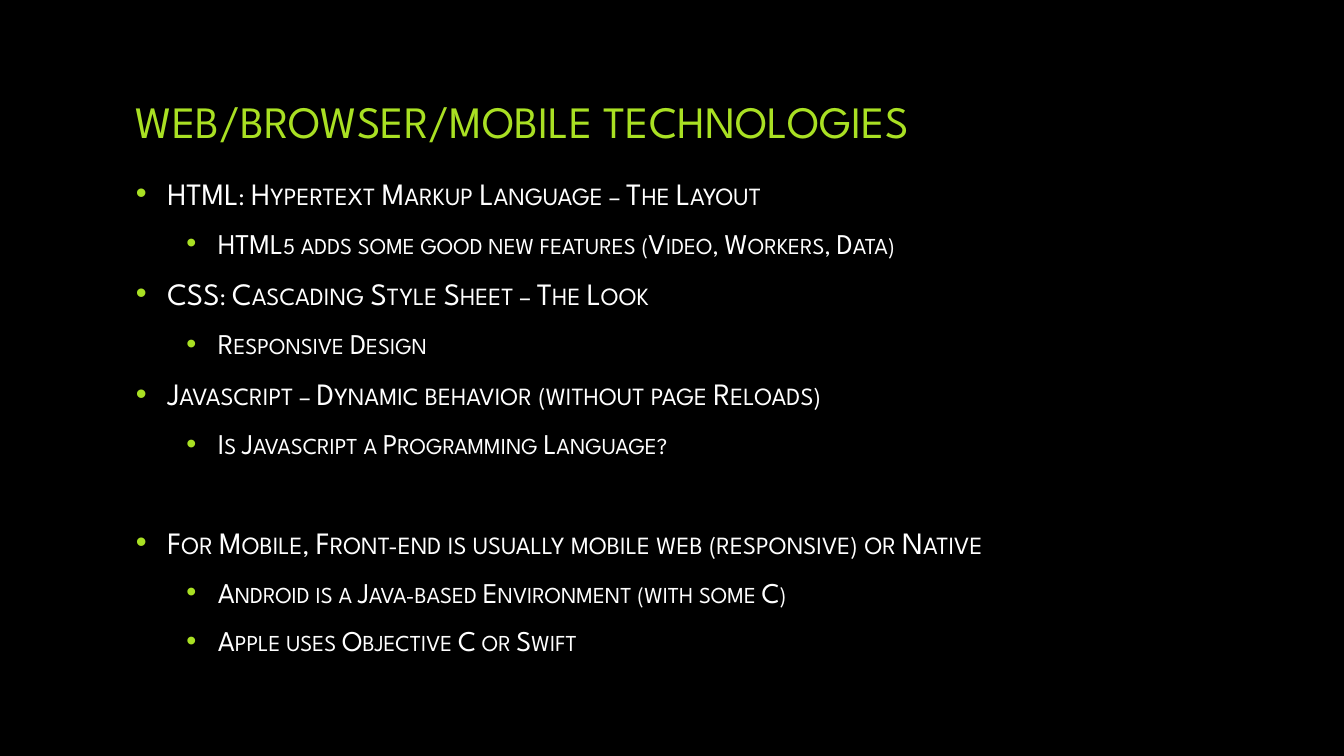
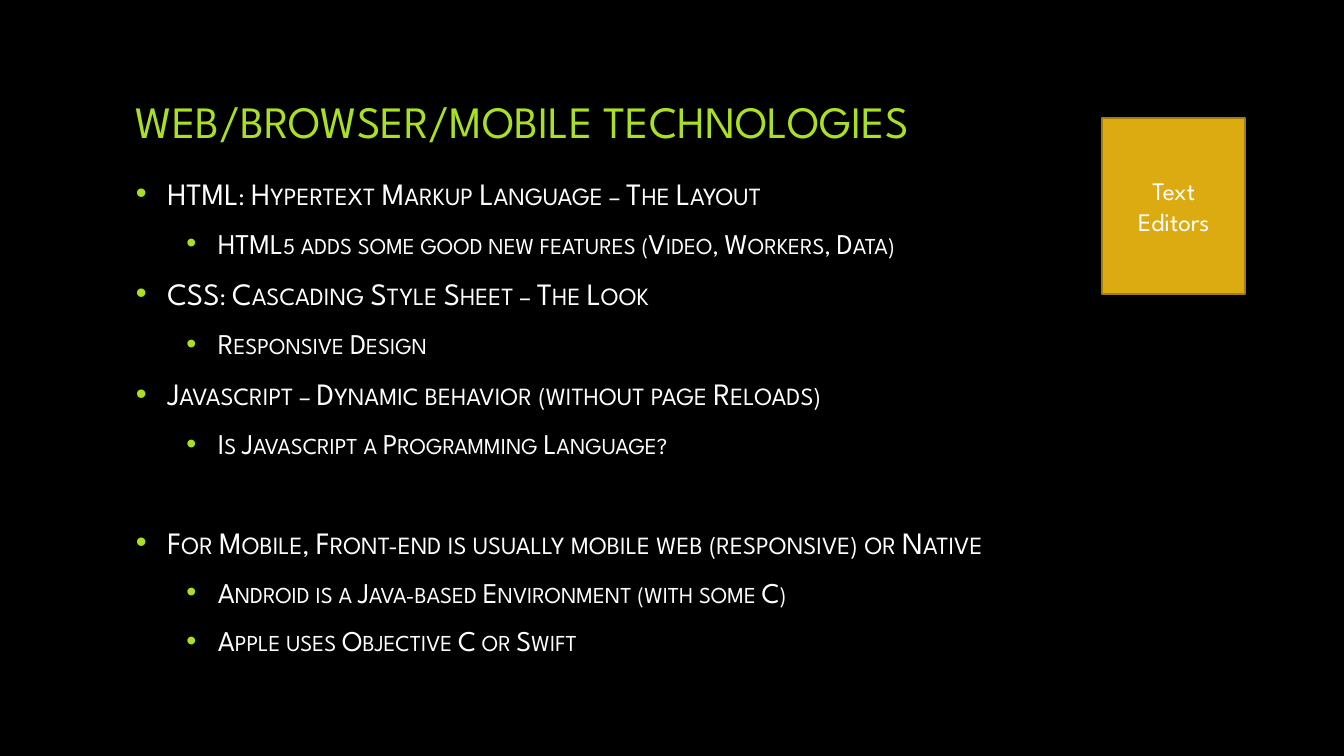
Before and after one commit to jjdm/cissp-software, a slide deck: slide 10 of docs/Software Development - CISSP.pptx. Drawn at 1344x756 pixels with LibreOffice and Linux fonts; fonts in the diff are those of the drawing; background and template pictures are left out. Boxes give left, top, right and bottom in pixels: in the first picture for what was removed or moved away, otherwise in the second. Text is boxed around its words. In the diff, an @@ line names an element or a change of style, - is before the commit and + after.

```diff
--- a/docs/Software Development - CISSP.pptx
+++ b/docs/Software Development - CISSP.pptx
@@ rectangle added at box(1103, 118, 1245, 294), fill #DCAB11, outline #A37F0D 1.5 pt, 18 pt, text #FFFFFF @@
+Text
+Editors
```
Also in this commit, not shown: 1 other slide changed, 1 other file.
